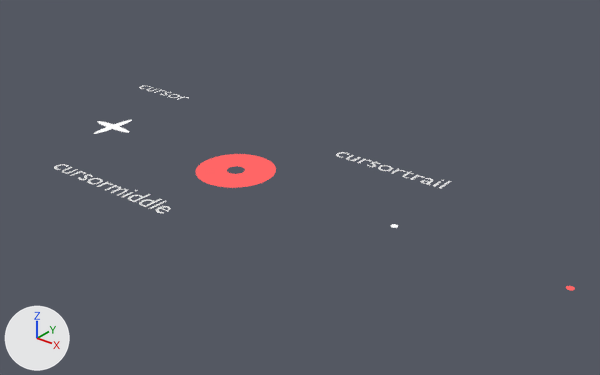
Renders of the Blender file rendermarker.cursor.blend from each side of a commit.
Both versions are drawn from a 50 mm camera at (7.58, -5.88, 3.7) aimed at (2.59, 0.36, -0.16). Every picture has the same lights, and +X, +Y and +Z are marked at lower left. Text is drawn in Blender's own font.
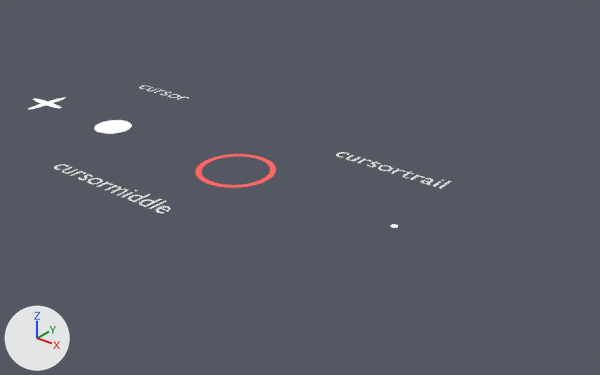
Commit message: Change cursor a bit

Where the change shows, as pixel boxes (x1, y1, x2, y2) in the pictures (600 x 375 px; the box of a moved part takes in the faces that stretch with it):
'Circle.003', added: after (94, 120, 132, 134)
'Circle.000', moved: before (94, 120, 132, 134); after (28, 97, 66, 110)
'Circle.002', moved: before (97, 121, 129, 133); after (33, 98, 61, 108)
'Circle.004', deleted: before (566, 286, 575, 291)
part 1 of me_circle_010, moved or reshaped: (198, 154, 273, 188) in both

Patch to the scene script:
```diff
--- a/rendermarker.cursor.blend.py
+++ b/rendermarker.cursor.blend.py
@@ mat_white @@
+mat_white = emission_material('white')
+mat_white.base_color = (1.0, 1.0, 1.0)  # white #ffffff
@@ me_circle_010 @@
 me_circle_010.from_pydata(...)  # 128 vertices, 64 faces; spans x -0.93..0.93, y -0.93..0.93, z 0.0
 # used by ob_circle_022; location = (2.0, 0.0, 0.0); scale = (0.461, 0.461, 0.461)
+# me_circle_010 part 1: all 64 vertices in x -0.2..0.2, y -0.2..0.2, z 0.0 are scaled about their middle by (3.87, 3.87, 1)
 me_circle_010.materials.append(mat_mod_red_satuated)
@@ me_circle_000 @@
+me_circle_000.from_pydata(...)  # 64 vertices, 1 face; spans x -0.607..0.607, y -0.607..0.607, z 0.0
+me_circle_000.materials.append(mat_white)  # white #ffffff
@@ ob_circle_004 @@
-ob_circle_004 = bpy.data.objects.new('Circle.004', me_circle_001)
-ob_circle_004.location = (5.7, 0.0, 0.0)
-ob_circle_004.scale = (0.0861, 0.0861, 0.0861)
@@ ob_circle_002 @@
 ob_circle_002 = bpy.data.objects.new('Circle.002', me_circle_013)
-ob_circle_002.location = (0.0, 0.0, 0.0)
+ob_circle_002.location = (-1.3, 0.0, 0.0)
 ob_circle_002.rotation_euler = (0.0, 0.0, -3.142)  # degrees (0, 0, -180)
@@ ob_circle_000 @@
 ob_circle_000 = bpy.data.objects.new('Circle.000', me_circle_013)
-ob_circle_000.location = (0.0, 0.0, 0.0)
+ob_circle_000.location = (-1.3, 0.0, 0.0)
 ob_circle_000.rotation_euler = (0.0, 0.0, 1.571)  # degrees (0, 0, 90)
@@ ob_circle_003 @@
+ob_circle_003 = bpy.data.objects.new('Circle.003', me_circle_000)
+ob_circle_003.location = (0.0, 0.0, 0.0)
+ob_circle_003.scale = (0.364, 0.364, 0.364)
```
